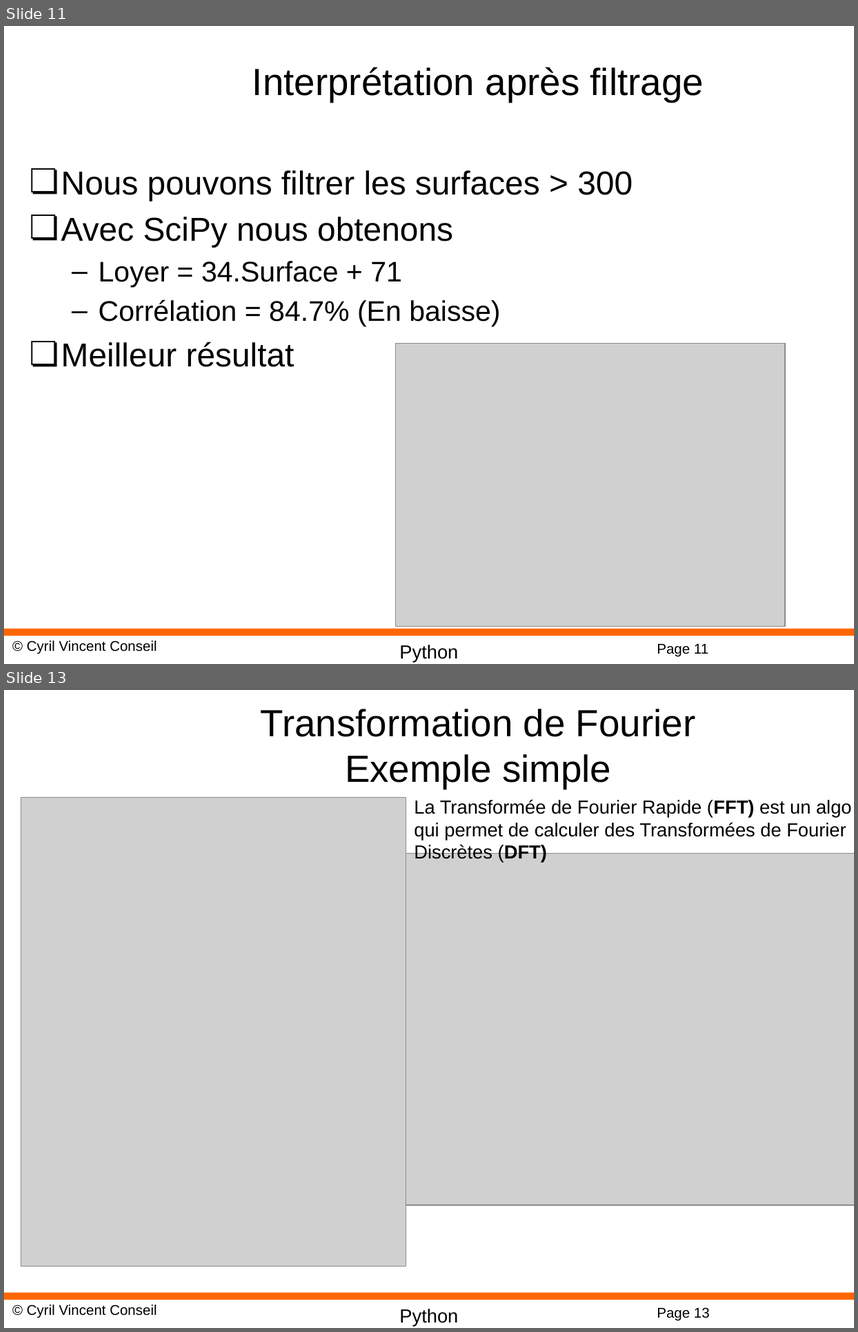
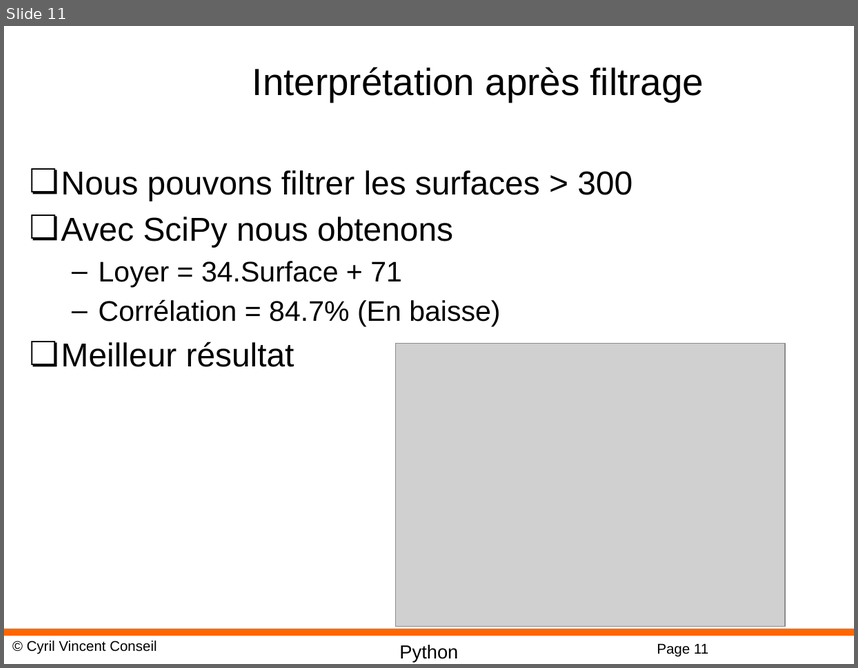
Before and after one commit to cyrilvincent/ML, a slide deck: PPT/MachineLearning07-Numpy.pptx. Shown one above the other, each under a label of ours: slides 11 and 13 before the commit, slide 11 after it; the slides between them are not shown. The pictures are 858x1332 and 858x668 pixels, drawn with LibreOffice and Linux fonts; fonts in the diff are those of the drawing; grey boxes stand for pictures; background and template pictures are left out. Boxes give left, top, right and bottom in pixels: in the first picture for what was removed or moved away, otherwise in the second. Text is boxed around its words. In the diff, an @@ line names an element or a change of style, - is before the commit and + after.

```diff
--- a/PPT/MachineLearning07-Numpy.pptx
+++ b/PPT/MachineLearning07-Numpy.pptx
@@ slide 13 removed at (4, 690, 854, 1328), background #FFFFFF; not listed: 4 template elements that a slide beside it also shows @@
@@ title removed at (261, 709, 695, 789) @@
-Transformation de Fourier
-Exemple simple
@@ picture removed at (21, 797, 406, 1265) @@
@@ text removed at (414, 800, 852, 862) @@
-La Transformée de Fourier Rapide (FFT) est un algo
-qui permet de calculer des Transformées de Fourier
-Discrètes (DFT)
@@ picture removed at (406, 854, 854, 1205) @@
```
Also in this commit, not shown: 1 other slide removed, 3 other files.
